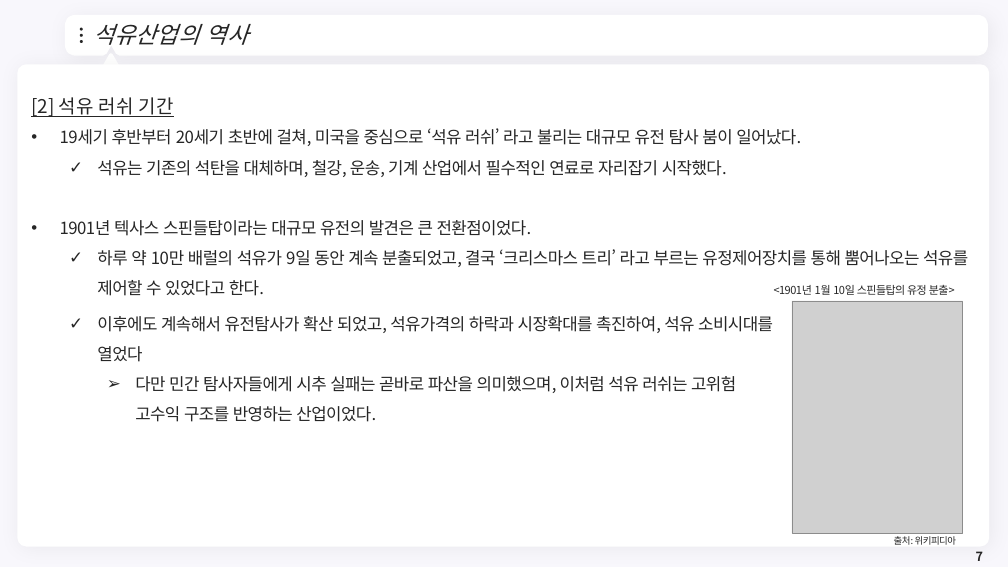
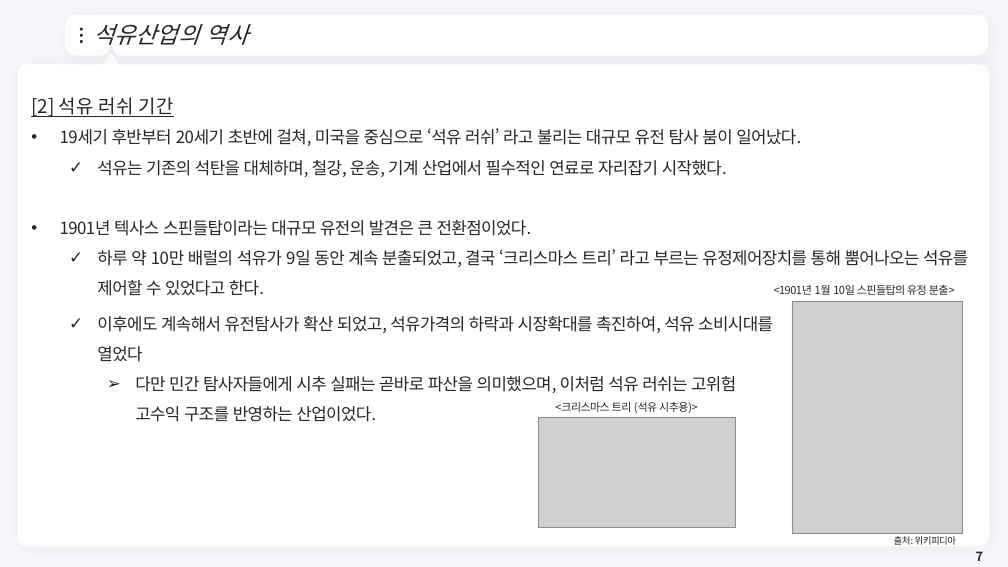
Before and after one commit to meandthey/Teaching, a slide deck: slide 7 of 에너지경제학/자원에너지경제학_Chapter_3 (석유).pptx. Drawn at 1008x567 pixels with LibreOffice and Linux fonts; fonts in the diff are those of the drawing; grey boxes stand for pictures; background and template pictures are left out. Boxes give left, top, right and bottom in pixels: in the first picture for what was removed or moved away, otherwise in the second. Text is boxed around its words. In the diff, an @@ line names an element or a change of style, - is before the commit and + after.

```diff
--- a/에너지경제학/자원에너지경제학_Chapter_3 (석유).pptx
+++ b/에너지경제학/자원에너지경제학_Chapter_3 (석유).pptx
@@ picture added at bbox=[538, 417, 735, 528] @@
@@ text added at bbox=[555, 402, 697, 413], 10.5 pt, text #262626 @@
+<크리스마스 트리 (석유 시추용)>
```
Also in this commit, not shown: 7 other slides changed, 14 other files.
